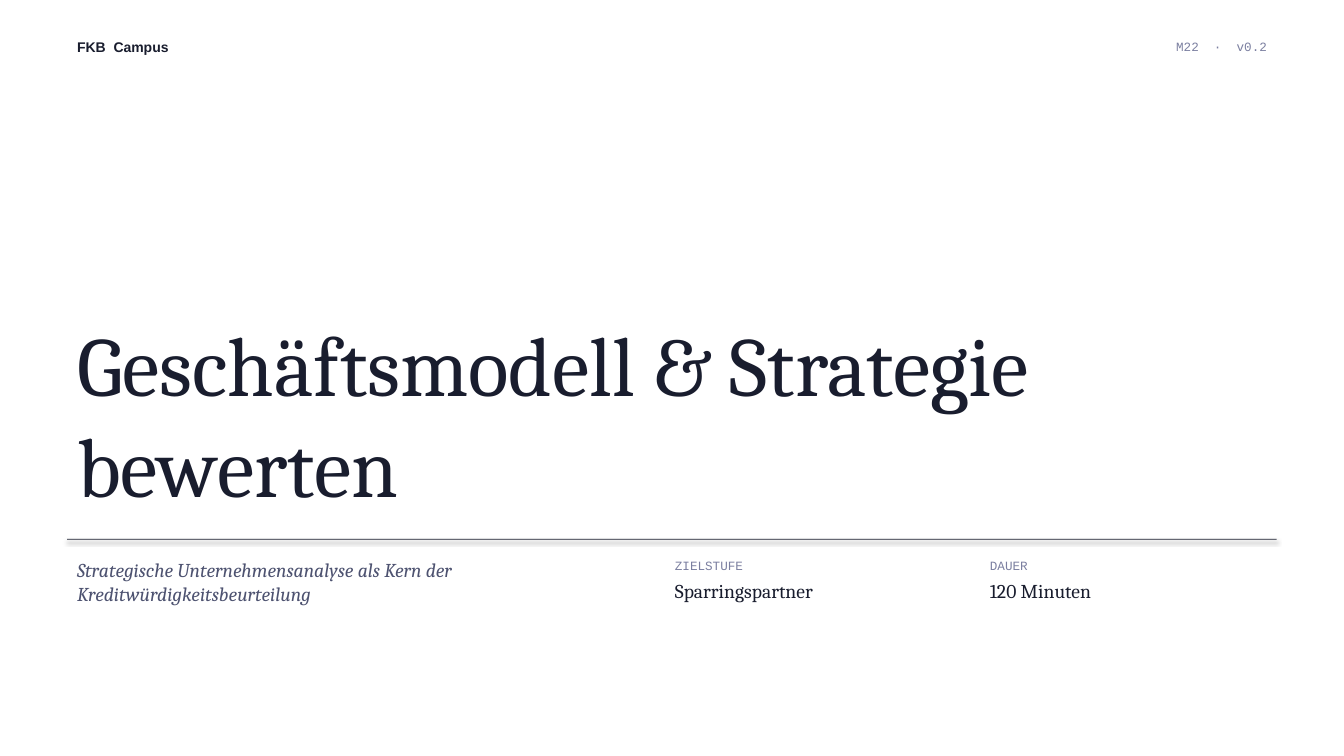
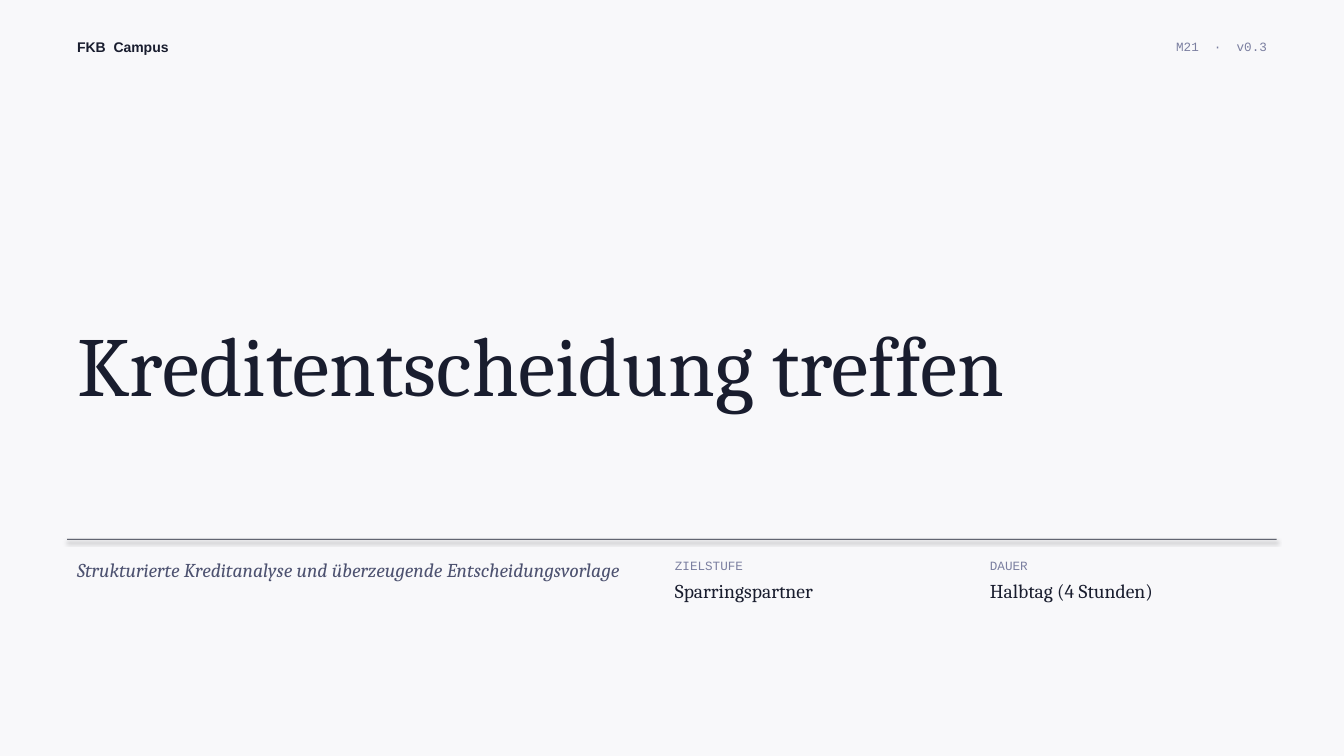
Before and after one commit to ck5rqc47pr-byte/firmenkundenakademie-online, a slide deck: slide 1 of public/downloads/praesentation/M22.pptx. Drawn at 1344x756 pixels with LibreOffice and Linux fonts; fonts in the diff are those of the drawing. Boxes give left, top, right and bottom in pixels: in the first picture for what was removed or moved away, otherwise in the second. Text is boxed around its words. In the diff, an @@ line names an element or a change of style, - is before the commit and + after.

```diff
--- a/public/downloads/praesentation/M22.pptx
+++ b/public/downloads/praesentation/M22.pptx
@@ background #FFFFFF to #F8F8FA @@
@@ text at box(1176, 42, 1267, 51): text changed @@
-M22 · v0.2
+M21 · v0.3
@@ text at box(77, 336, 1004, 415): text changed @@
-Geschäftsmodell & Strategie bewerten
+Kreditentscheidung treffen
@@ text at box(77, 563, 620, 582): text changed @@
-Strategische Unternehmensanalyse als Kern der Kreditwürdigkeitsbeurteilung
+Strukturierte Kreditanalyse und überzeugende Entscheidungsvorlage
@@ text at box(990, 584, 1153, 603): text changed @@
-120 Minuten
+Halbtag (4 Stunden)
```
Also in this commit, not shown: 8 other slides changed, 3 slides added, 3 slides removed.
